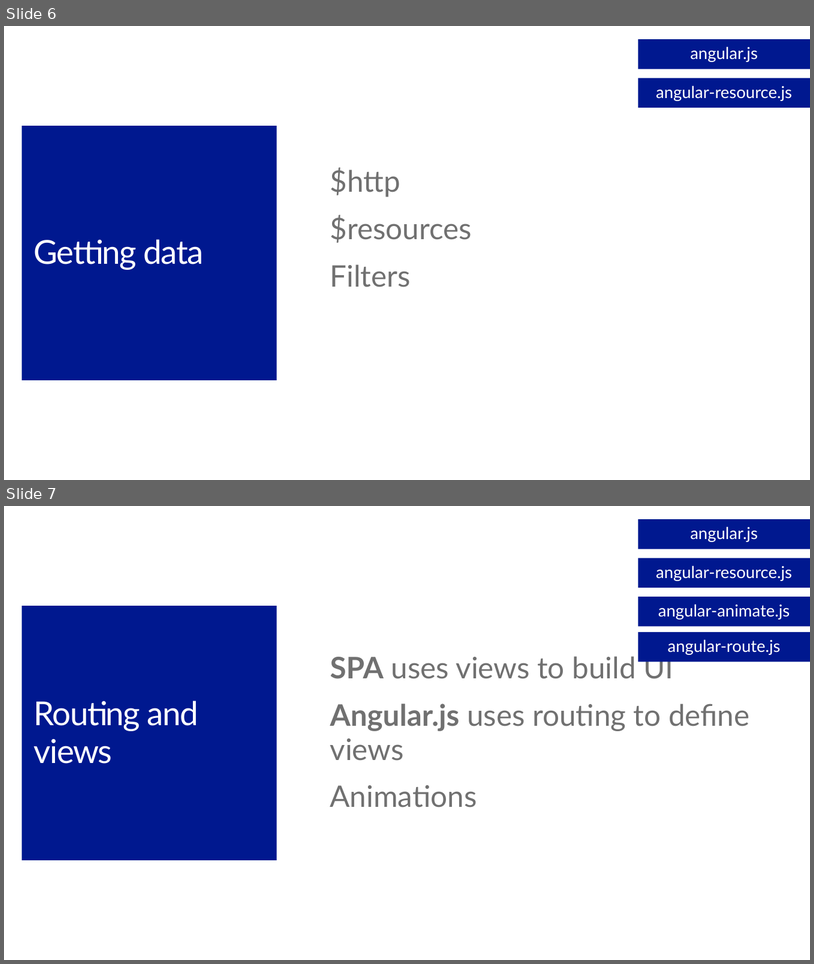
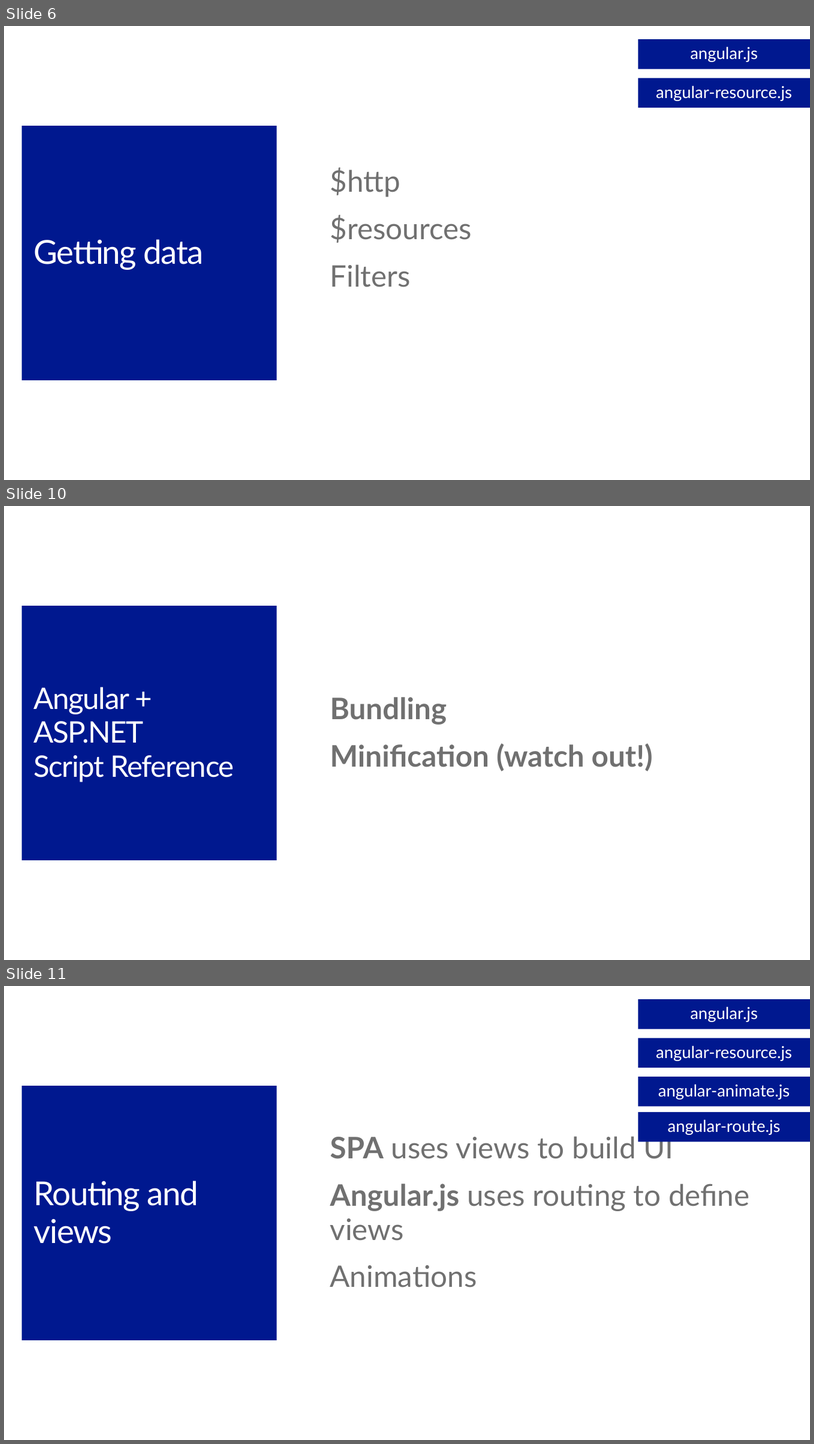
Before and after one commit to jongalloway/Angular-and-ASPNET-Build2014, a slide deck: AngularMTG/Slides/Building a Single Page Application with ASP.NET and Angular.js.pptx. Shown one above the other, each under a label of ours: slides 6 and 7 before the commit, slides 6, 10 and 11 after it; the slides between them are not shown. The pictures are 814x964 and 814x1444 pixels, drawn with LibreOffice and Linux fonts; fonts in the diff are those of the drawing; background and template pictures are left out. Boxes give left, top, right and bottom in pixels: in the first picture for what was removed or moved away, otherwise in the second. Text is boxed around its words. In the diff, an @@ line names an element or a change of style, - is before the commit and + after.

```diff
--- a/AngularMTG/Slides/Building a Single Page Application with ASP.NET and Angular.js.pptx
+++ b/AngularMTG/Slides/Building a Single Page Application with ASP.NET and Angular.js.pptx
@@ slide 10 added at (4,506,810,960), background #FFFFFF @@
@@ title added at (22,606,277,860), fill #00188F, 36 pt, text #FFFFFF @@
+Angular + ASP.NET
+Script Reference
@@ text added at (330,697,653,771), 36 pt, text #707070, bold @@
+Bundling
+Minification (watch out!)
@@ what was slide 7 is now slide 11 @@
```
Also in this commit, not shown: 7 other slides added.
